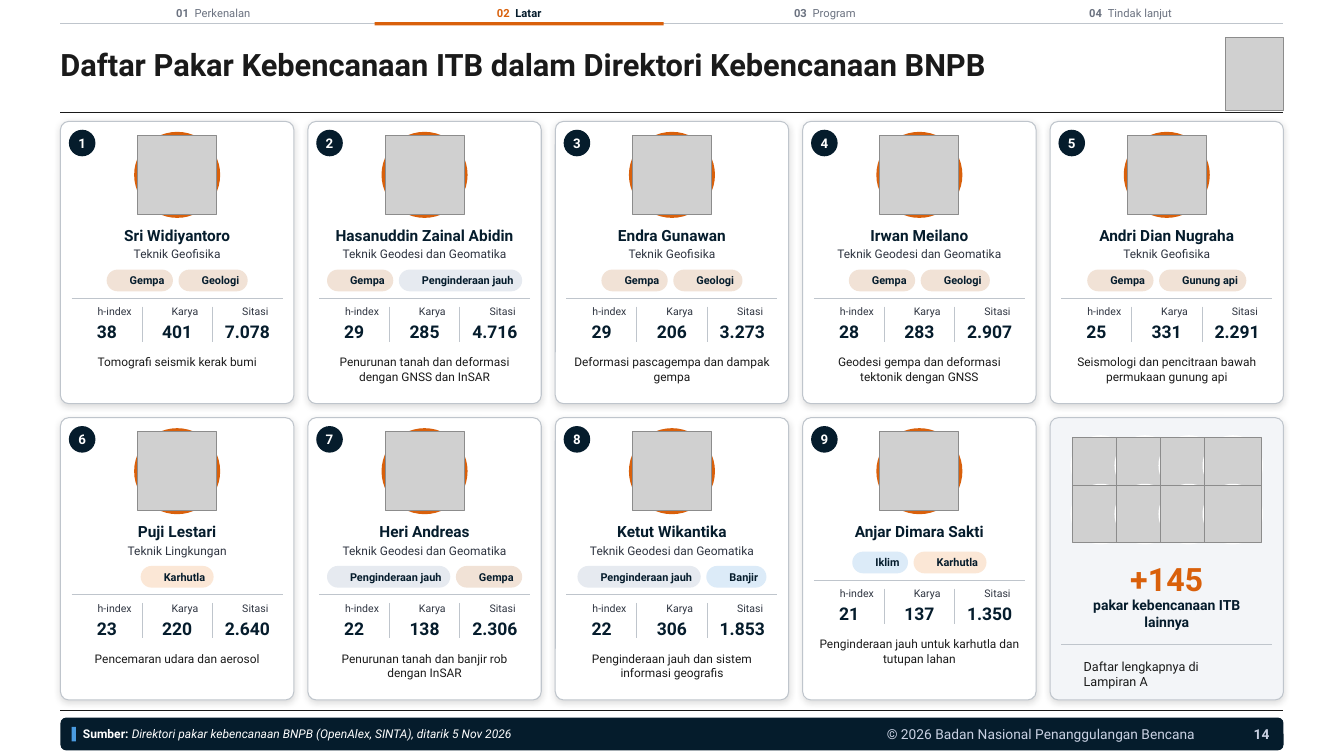
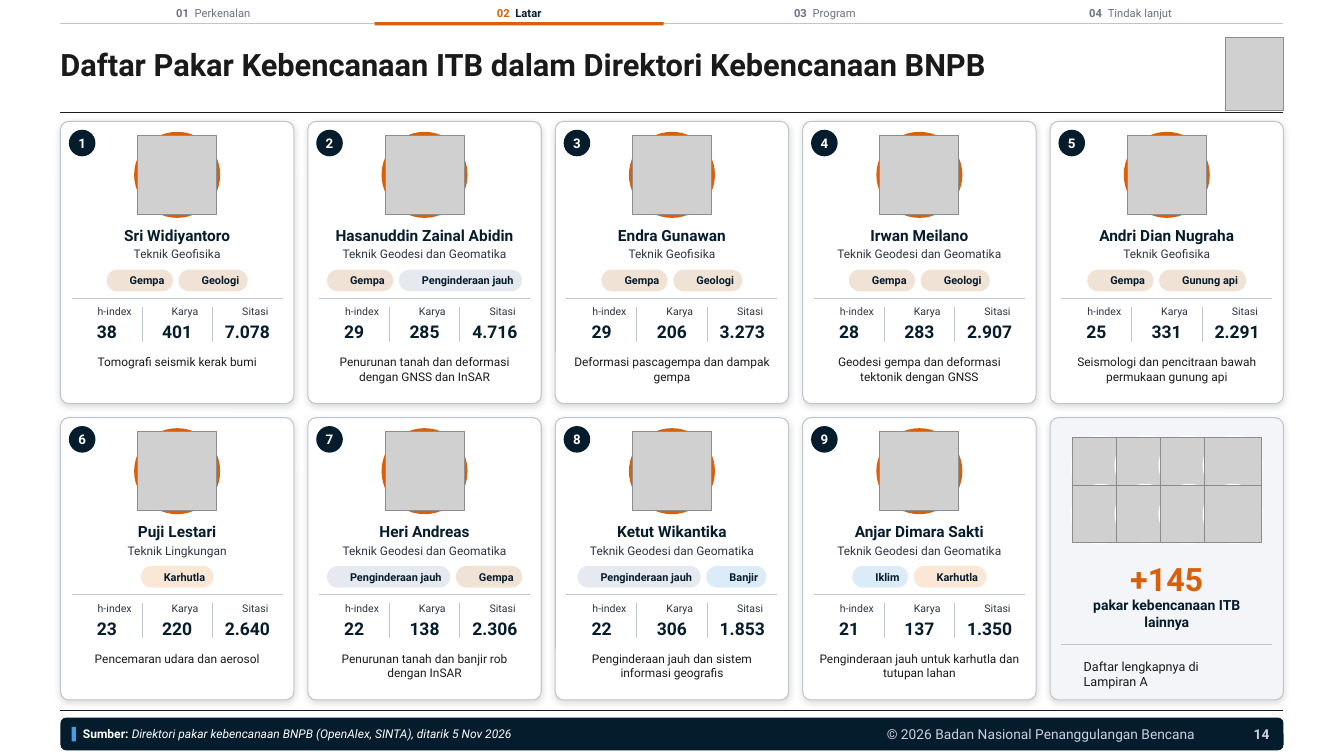
Before and after one commit to terasurbannetwork/poskokarhutla, a slide deck: slide 14 of data/kegiatan-bnpb/kunjungan-kampus/ITB/Paparan Kerja Sama BNPB dengan ITB 041126 (rev14).pptx. Drawn at 1344x756 pixels with LibreOffice and Linux fonts; fonts in the diff are those of the drawing; grey boxes stand for pictures; background and template pictures are left out. Boxes give left, top, right and bottom in pixels: in the first picture for what was removed or moved away, otherwise in the second. Text is boxed around its words. In the diff, an @@ line names an element or a change of style, - is before the commit and + after.

```diff
--- a/data/kegiatan-bnpb/kunjungan-kampus/ITB/Paparan Kerja Sama BNPB dengan ITB 041126 (rev14).pptx
+++ b/data/kegiatan-bnpb/kunjungan-kampus/ITB/Paparan Kerja Sama BNPB dengan ITB 041126 (rev14).pptx
@@ text added at [837, 546, 1001, 555], 8.5 pt, text #2E3440 @@
+Teknik Geodesi dan Geomatika
@@ 9 texts, 3 lines, 2 rounded rectangles: place and size @@
-9 texts, 3 lines, 2 rounded rectangles at [814, 552, 1025, 666]
+9 texts, 3 lines, 2 rounded rectangles at [814, 566, 1025, 680]
```
Also in this commit, not shown: 3 other files.
